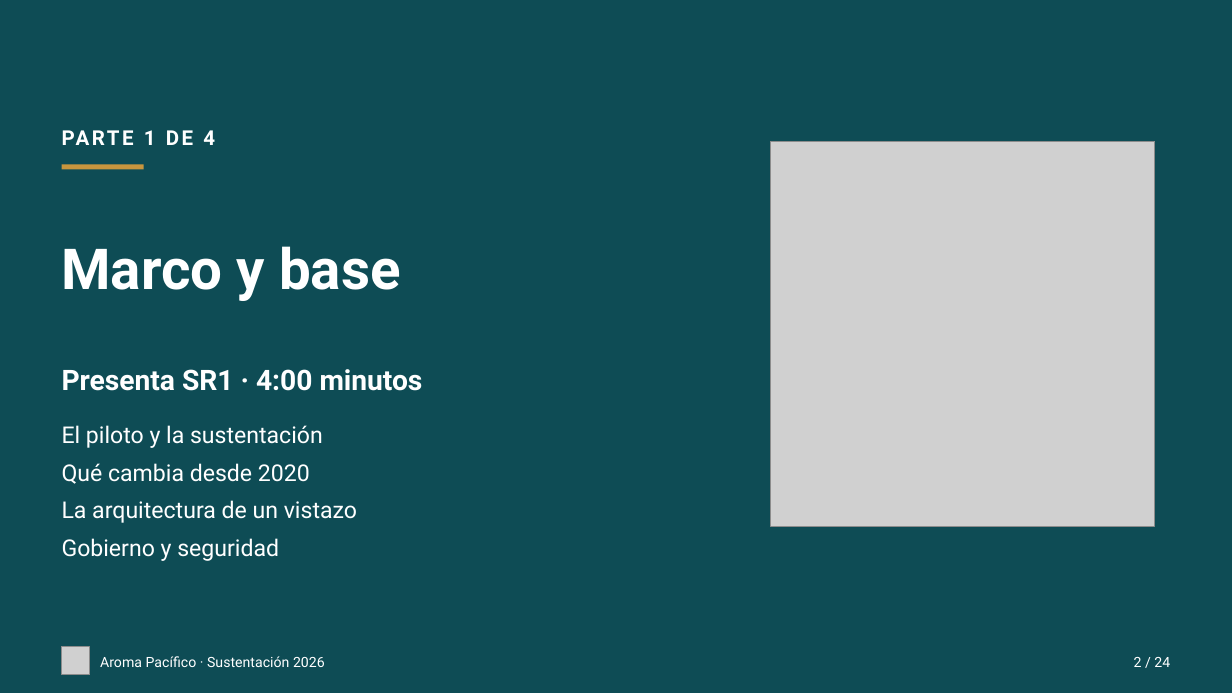
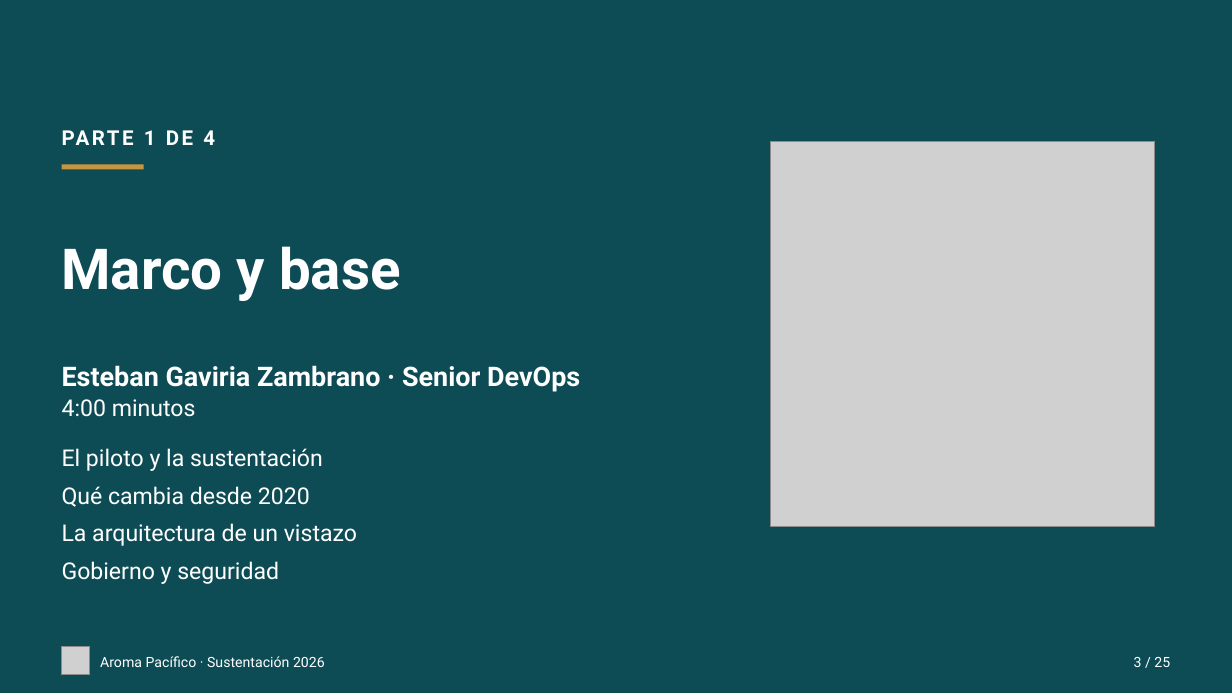
Before and after one commit to aroma-pacifico/aroma-pacifico-presentation, a slide deck: slide 3 of deck/aroma-pacifico-sustentacion.pptx (slide 2 before the commit). Drawn at 1232x693 pixels with LibreOffice and Linux fonts; fonts in the diff are those of the drawing; grey boxes stand for pictures. Boxes give left, top, right and bottom in pixels: in the first picture for what was removed or moved away, otherwise in the second. Text is boxed around its words. In the diff, an @@ line names an element or a change of style, - is before the commit and + after.

```diff
--- a/deck/aroma-pacifico-sustentacion.pptx
+++ b/deck/aroma-pacifico-sustentacion.pptx
@@ text at (62, 365, 580, 417): text changed; size 22 to 21 pt @@
-Presenta SR1 · 4:00 minutos
+Esteban Gaviria Zambrano · Senior DevOps
+4:00 minutos
@@ text "El piloto y la sustentación": place and size @@
-text "El piloto y la sustentación" at (62, 425, 357, 561)
+text "El piloto y la sustentación" at (62, 448, 357, 584)
@@ text at (1134, 657, 1170, 667): text changed @@
-2 / 24
+3 / 25
```
Also in this commit, not shown: 23 other slides changed, 1 slide added, 32 other files.
